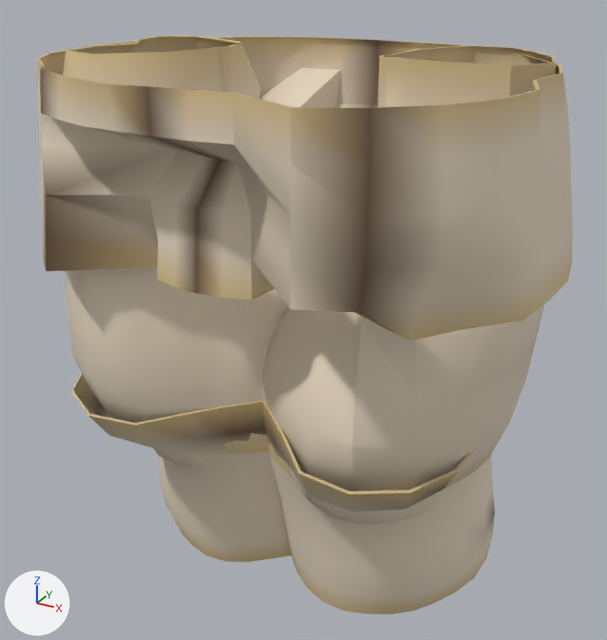
Renders of the glTF model assets_src/armor/kargan_2/leather_b_legs.glb from each side of a commit.
Both versions are drawn from a 50 mm camera at (0.571, -1.038, 1.212) aimed at (0.011, -0.019, 0.702). Lighting does not change. The marker at lower left points along +X, +Y and +Z. The first picture is the older version. Vertices at exactly the same position are counted once.

Names of what the first picture shows: 'leather_b_legs'.
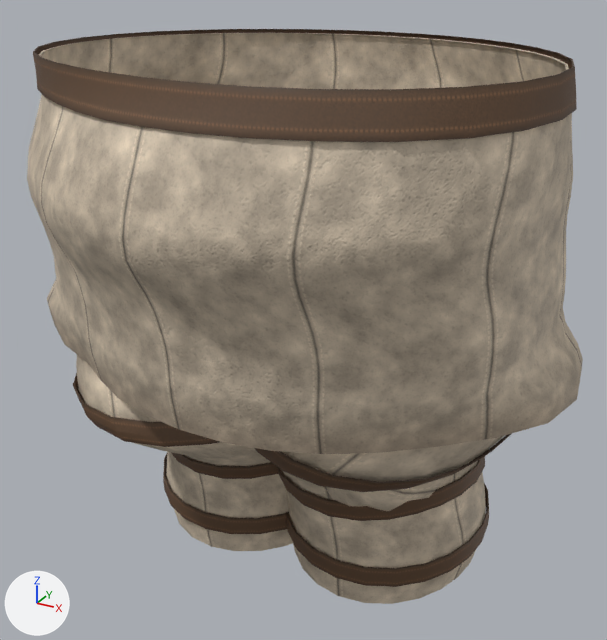
Changed parts and their boxes [x1, y1, x2, y2] in the pictures (607 x 640 px):
'leather_b_legs', surface changed, reshaped: before [37, 35, 573, 614]; after [27, 29, 583, 604]
part 1 of me_leather_b_legs, rebuilt (38% taller): before [37, 36, 573, 341]; after [27, 33, 583, 454]
part 2 of me_leather_b_legs, rebuilt: before [71, 373, 291, 562]; after [76, 355, 293, 551]
part 3 of me_leather_b_legs, rebuilt: before [262, 400, 495, 614]; after [280, 435, 505, 604]
part 4 of me_leather_b_legs, rebuilt: before [290, 457, 462, 524]; after [327, 474, 454, 511]
part 5 of me_leather_b_legs, rebuilt (not visible afterwards): before [153, 442, 205, 467]
part 6 of me_leather_b_legs, added (brown): after [33, 29, 577, 142]
part 7 of me_leather_b_legs, added (brown): after [255, 433, 512, 492]
part 8 of me_leather_b_legs, added (brown): after [276, 456, 485, 521]
part 9 of me_leather_b_legs, added (brown): after [286, 483, 489, 587]
part 10 of me_leather_b_legs, added (brown): after [73, 373, 219, 447]
part 11 of me_leather_b_legs, added (brown): after [171, 452, 281, 479]
part 12 of me_leather_b_legs, added (brown): after [163, 454, 289, 534]
part 13 of me_leather_b_legs, deleted (beige): before [63, 35, 556, 491]

The change, as a diff of the scene's bpy script:
```diff
--- a/assets_src/armor/kargan_2/leather_b_legs.glb.py
+++ b/assets_src/armor/kargan_2/leather_b_legs.glb.py
@@ mat_leather @@
 mat_leather = bpy.data.materials.new('leather')
-# nodes: BsdfPrincipled, OutputMaterial, VertexColor
+# nodes: BsdfPrincipled, Mix, NormalMap, OutputMaterial, SeparateColor, TexImage x3, VertexColor
+# uses the picture img_leather_c_png
+# uses the picture img_leather_n_png
+# uses the picture img_leather_orm_png
@@ mat_strap @@
+mat_strap = bpy.data.materials.new('strap')
+# uses the picture img_strap_c_png
+# uses the picture img_strap_n_png
+# uses the picture img_strap_orm_png
@@ me_leather_b_legs @@
-me_leather_b_legs.from_pydata(...)  # 1374 vertices, 2472 faces; spans x -0.378..0.385, y -0.375..0.267, z 0.265..1.09
+me_leather_b_legs.from_pydata(...)  # 2570 vertices, 4584 faces; spans x -0.413..0.417, y -0.405..0.335, z 0.291..1.094
+# me_leather_b_legs part 1: the loose piece of 256 vertices spanning x -0.378..0.385, y -0.375..0.247, z 0.831..1.083 is rebuilt with 640 vertices and now spans x -0.413..0.417, y -0.405..0.335, z 0.668..1.089
+# me_leather_b_legs part 2: the loose piece of 220 vertices spanning x -0.323..0.072, y -0.264..0.251, z 0.265..0.64 is rebuilt with 384 vertices and now spans x -0.353..0.113, y -0.264..0.236, z 0.291..0.723
+# me_leather_b_legs part 3: the loose piece of 220 vertices spanning x -0.069..0.327, y -0.257..0.261, z 0.265..0.64 is rebuilt with 384 vertices and now spans x -0.096..0.37, y -0.241..0.236, z 0.291..0.722
+# me_leather_b_legs part 4: the loose piece of 97 vertices spanning x 0.054..0.289, y -0.199..0.032, z 0.439..0.659 is rebuilt with 141 vertices and now spans x 0.091..0.285, y -0.179..0.03, z 0.473..0.64
+# me_leather_b_legs part 5: the loose piece of 97 vertices spanning x -0.291..-0.054, y -0.199..0.038, z 0.44..0.663 is rebuilt with 141 vertices and now spans x -0.283..-0.091, y -0.179..0.03, z 0.459..0.649
+# me_leather_b_legs part 6: a new loose piece of 160 vertices spanning x -0.348..0.378, y -0.369..0.263, z 1.048..1.094, in mat_strap
+# me_leather_b_legs part 7: a new loose piece of 120 vertices spanning x -0.102..0.36, y -0.248..0.237, z 0.58..0.64, in mat_strap
+# me_leather_b_legs part 8: a new loose piece of 120 vertices spanning x -0.066..0.283, y -0.147..0.222, z 0.46..0.513, in mat_strap
+# me_leather_b_legs part 9: a new loose piece of 120 vertices spanning x -0.043..0.295, y -0.122..0.241, z 0.336..0.389, in mat_strap
+# me_leather_b_legs part 10: a new loose piece of 120 vertices spanning x -0.355..0.116, y -0.272..0.232, z 0.578..0.639, in mat_strap
+# me_leather_b_legs part 11: a new loose piece of 120 vertices spanning x -0.288..0.081, y -0.156..0.231, z 0.46..0.514, in mat_strap
+# me_leather_b_legs part 12: a new loose piece of 120 vertices spanning x -0.293..0.047, y -0.121..0.241, z 0.336..0.389, in mat_strap
+# me_leather_b_legs part 13: 484 vertices removed from x -0.35..0.364, y -0.254..0.267, z 0.52..1.09
 me_leather_b_legs.materials.append(mat_leather)
+me_leather_b_legs.materials.append(mat_strap)
```
